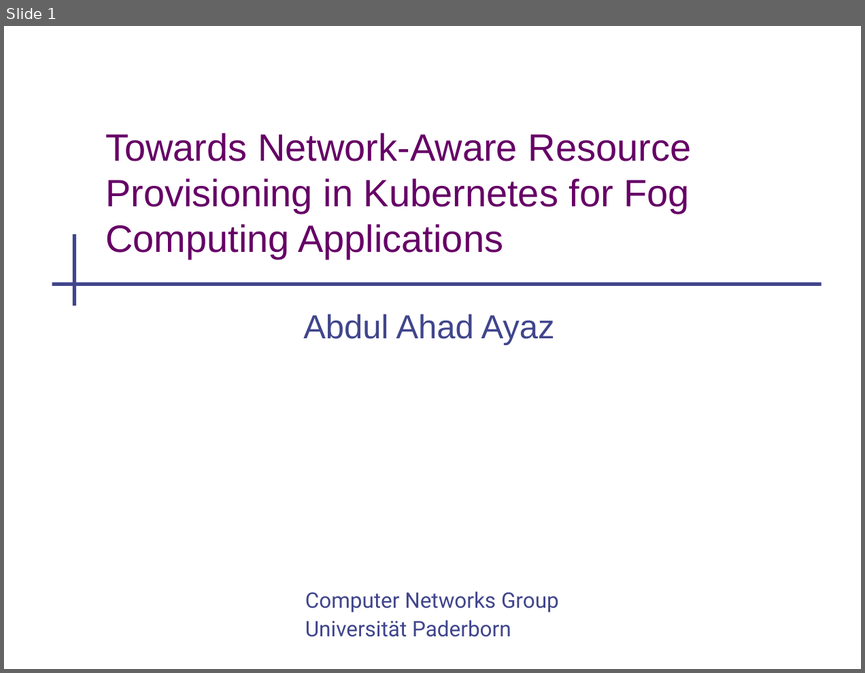
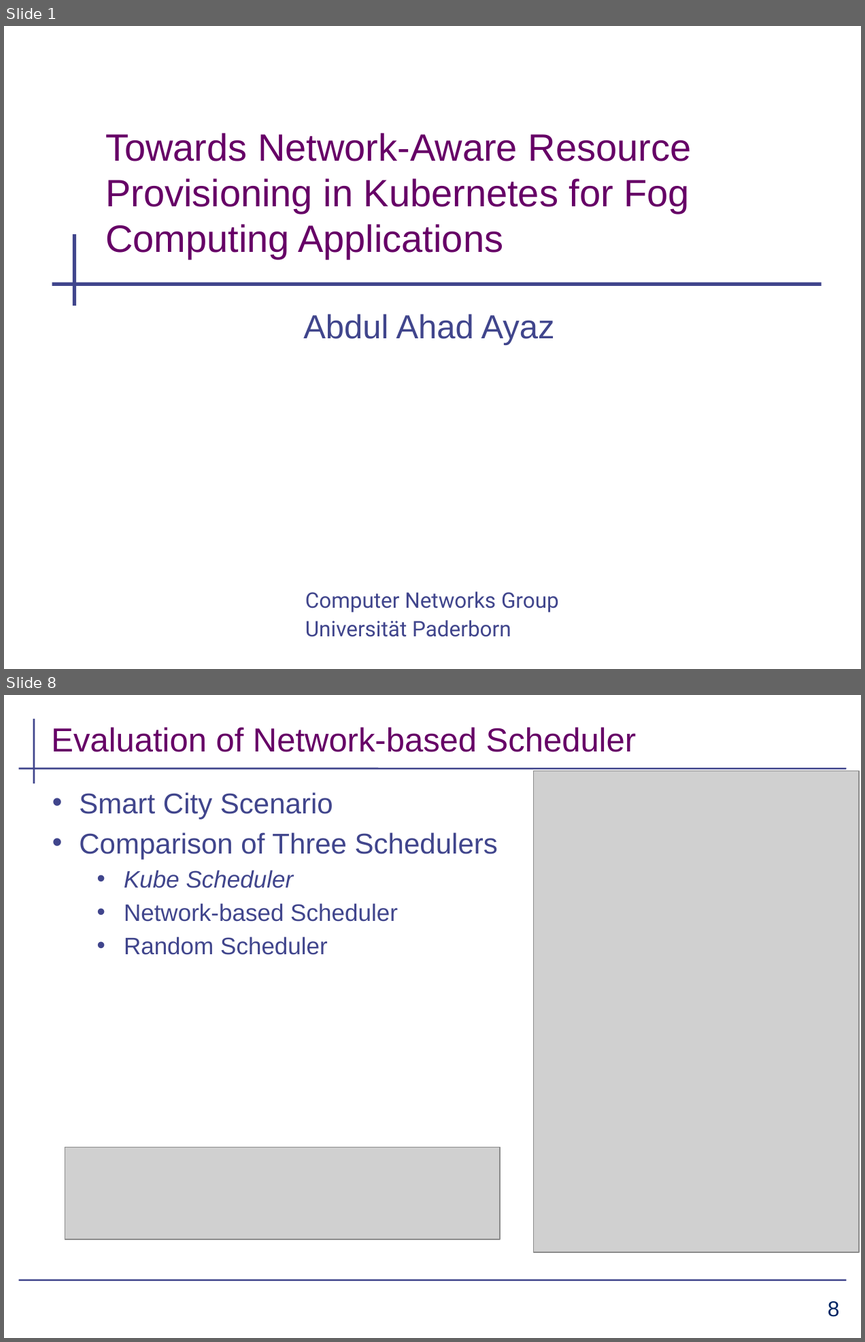
Before and after one commit to aahad91/Seminar-MLCN, a slide deck: Final_submission/presentation_draft.pptx. Shown one above the other, each under a label of ours: slide 1 before the commit, slides 1 and 8 after it; the slides between them are not shown. The pictures are 865x673 and 865x1342 pixels, drawn with LibreOffice and Linux fonts; fonts in the diff are those of the drawing; grey boxes stand for pictures; background and template pictures are left out. Boxes give left, top, right and bottom in pixels: in the first picture for what was removed or moved away, otherwise in the second. Text is boxed around its words. In the diff, an @@ line names an element or a change of style, - is before the commit and + after.

```diff
--- a/Final_submission/presentation_draft.pptx
+++ b/Final_submission/presentation_draft.pptx
@@ slide 8 added at <box>4,695,861,1338</box>, background #FFFFFF @@
@@ line added from (34, 719) to (34, 783), #40458C 1.5 pt @@
@@ title added at <box>51,727,636,752</box>, 28 pt, text #660066 @@
+Evaluation of Network-based Scheduler
@@ line added from (18, 768) to (847, 768), #40458C 1.5 pt @@
@@ picture added at <box>534,771,858,1252</box> @@
@@ text added at <box>79,792,498,955</box>, 20 pt, text #40458C @@
+• Smart City Scenario
+• Comparison of Three Schedulers
+  • Kube Scheduler
+  • Network-based Scheduler
+  • Random Scheduler
@@ picture added at <box>65,1147,500,1239</box> @@
@@ line added from (18, 1279) to (847, 1279), #40458C 1.5 pt @@
@@ page number added at <box>827,1301,840,1317</box>, 18 pt, text #002664 @@
+8
```
Also in this commit, not shown: 5 slides changed, 4 other slides added, 2 other files.
